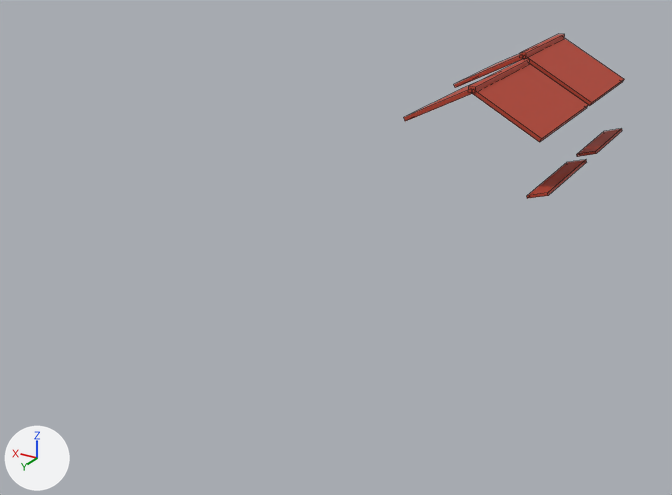
What one commit did to the FBX model art/exports/worlds/05_Naruto/HouseRoofsW_RoofRed.fbx.
Before and after are seen from a 50 mm lens placed at (-48.0, 134.2, 36.3), pointed at (7.1, 42.4, -9.6). The axes (+X, +Y, +Z) are drawn at lower left. The lights are the same throughout. The first picture is the older version. Mesh edges are drawn as thin lines. Where no turn or scale is listed for an object, it has been applied to the vertices.

Names of what the first picture shows: 'RoofW4_-1.001'.
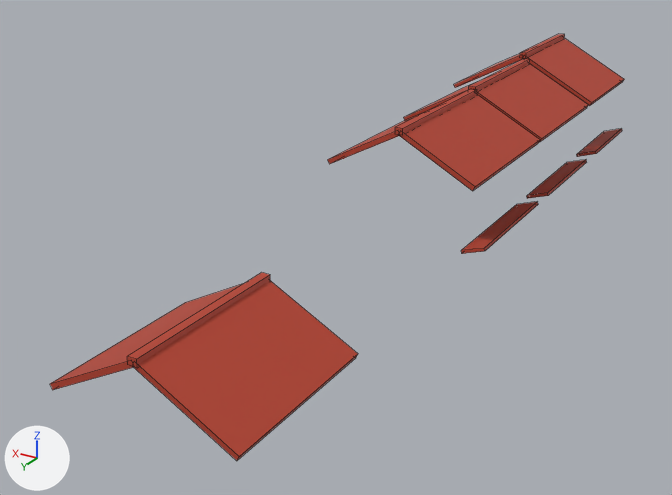
The newer file is also turned or shifted as a whole; pictures and numbers use the older file's frame.

Where the change shows, as pixel boxes [x1, y1, x2, y2] in the pictures (672 x 495 px):
'RoofW4_-1.001', reshaped (160% wider, 158% taller): before [404, 34, 624, 199]; after [50, 34, 624, 461]
part 1 of me_roofw4__1_001, added (red): after [400, 94, 540, 191]
part 2 of me_roofw4__1_001, added: after [328, 111, 427, 164]
part 3 of me_roofw4__1_001, added (red): after [395, 89, 477, 135]
part 4 of me_roofw4__1_001, added (red): after [461, 202, 538, 254]
part 5 of me_roofw4__1_001, added (red): after [134, 280, 358, 461]
part 6 of me_roofw4__1_001, added: after [50, 284, 242, 390]
part 7 of me_roofw4__1_001, added: after [127, 273, 270, 368]

The change, as a diff of the scene's bpy script:
```diff
--- a/art/exports/worlds/05_Naruto/HouseRoofsW_RoofRed.fbx.py
+++ b/art/exports/worlds/05_Naruto/HouseRoofsW_RoofRed.fbx.py
@@ me_roofw4__1_001 @@
 # used by ob_roofw4__1_001; location = (0.0, 0.0, 0.0)
-me_roofw4__1_001.from_pydata(...)  # 64 vertices, 48 faces; spans x -11.7..11.7, y -19.9..19.9, z -7.7..7.7
+me_roofw4__1_001.from_pydata(...)  # 120 vertices, 90 faces; spans x -11.7..11.7, y -19.9..86.6, z -7.7..7.7
+# me_roofw4__1_001 part 1: the loose piece of 8 vertices spanning x -10.7..-0.4, y -0.4..19.8, z 0.9..6.7 is copied, and the copy is scaled about its middle by (0.956, 1.05, 0.957), then moved by (-0.2, 21.4, -0.1); it spans x -10.7..-0.9, y 20.5..41.7, z 0.9..6.5
+# me_roofw4__1_001 part 2: the loose piece of 8 vertices spanning x -0.7..9.5, y -0.4..19.8, z 0.9..6.7 is copied, and the copy is scaled about its middle by (0.956, 1.05, 0.957), then moved by (-0.7, 21.4, -0.1); it spans x -1.2..8.7, y 20.5..41.7, z 0.9..6.5
+# me_roofw4__1_001 part 3: a new loose piece, a box spanning x -1.51..-0.51, y 20.35..41.82, z 6.05..6.85, in mat_na_roofred (red #b7412c)
+# me_roofw4__1_001 part 4: the loose piece of 8 vertices spanning x -11.7..-8.7, y 1.2..18.2, z -7.7..-6.4 is copied, and the copy is scaled about its middle by (1, 1.06, 1), then moved by (0.0, 21.4, 0.0); it spans x -11.7..-8.7, y 22.1..40.1, z -7.7..-6.4
+# me_roofw4__1_001 part 5: the loose piece of 8 vertices spanning x -10.7..-0.4, y -0.4..19.8, z 0.9..6.7 is copied, and the copy is scaled about its middle by (1.02, 0.916, 1.02), then moved by (0.1, 67.5, -8.4); it spans x -10.7..-0.2, y 67.9..86.5, z -7.6..-1.6
+# me_roofw4__1_001 part 6: the loose piece of 8 vertices spanning x -0.7..9.5, y -0.4..19.8, z 0.9..6.7 is copied, and the copy is scaled about its middle by (1.02, 0.916, 1.02), then moved by (0.3, 67.5, -8.4); it spans x -0.5..10.0, y 67.9..86.5, z -7.6..-1.6
+# me_roofw4__1_001 part 7: a new loose piece, a box spanning x -0.86..0.14, y 67.82..86.58, z -2.1..-1.3, in mat_na_roofred (red #b7412c)
 me_roofw4__1_001.materials.append(mat_na_roofred)
```
